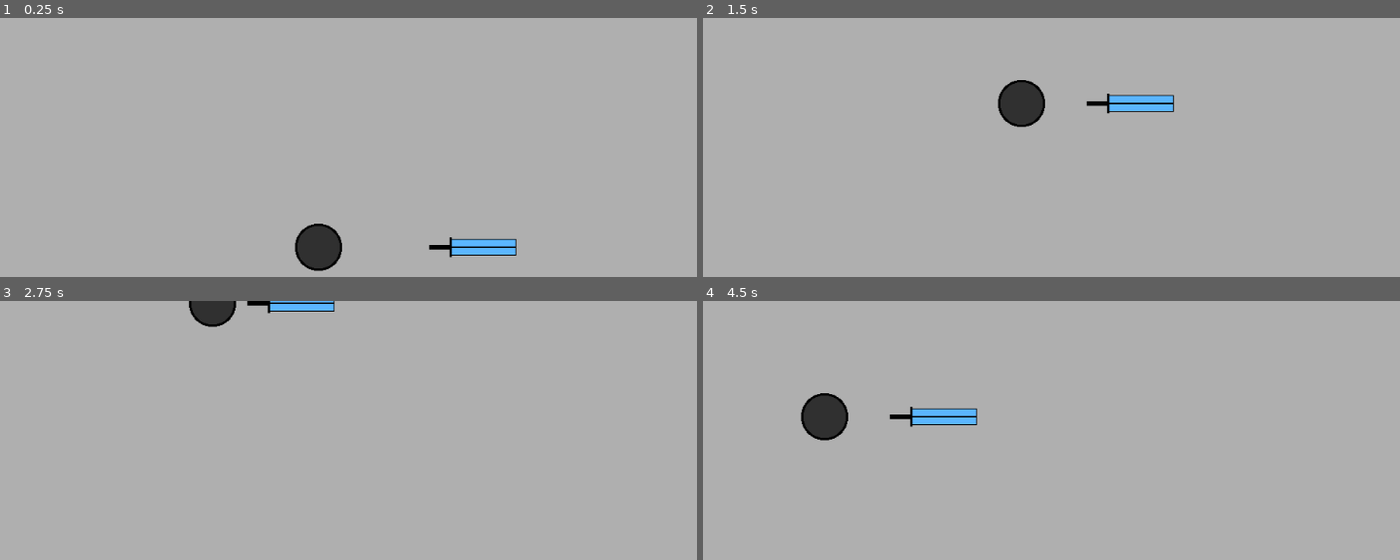
Above: before the commit, frames 1-4 (two rows, left to right).
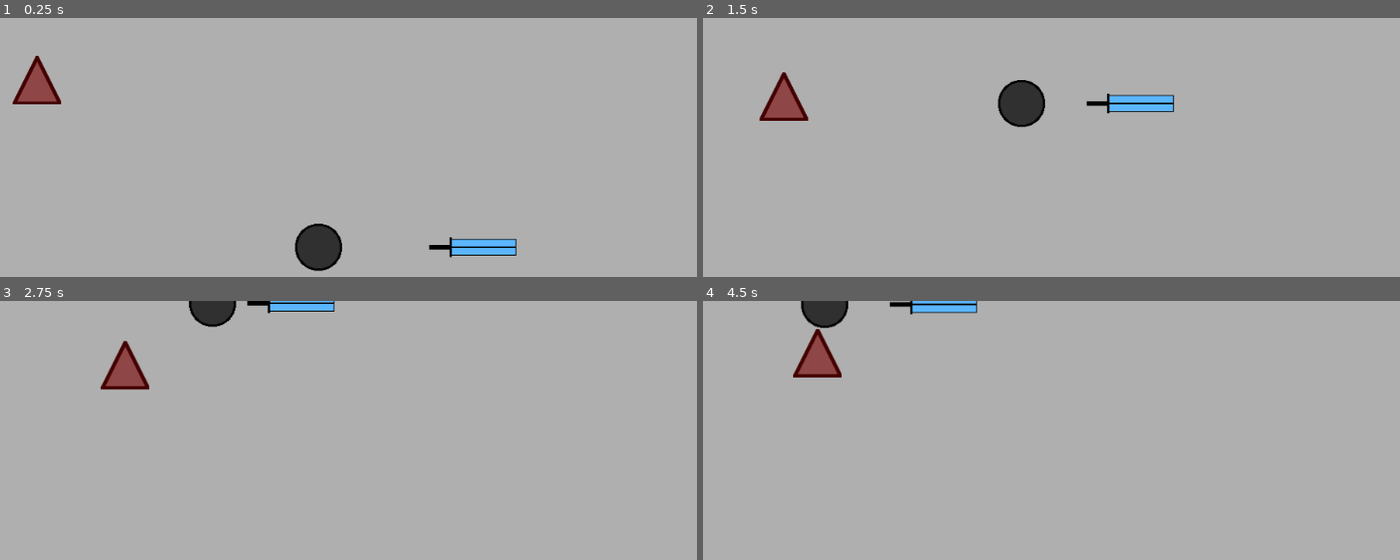
Above: after the commit, the same moments.

Repository: Izook/psychic-blade
Game: Godot game, scene res://scenes/Main.tscn
Same seed, same stepped clock (60 frames per second), same inputs: the game is played once before the commit and once after it.
Inputs:
- Up to frame 1 (0.25 s): no input
- Up to frame 2 (1.5 s): hold S (pull_in) 0.53-1.28 s; hold Up (move_up) from 0.53 s (still down); tap W (push_out) at 1.35 s
- Up to frame 3 (2.75 s): release Up (move_up) at 2.03 s; hold Left (move_left) from 2.03 s (still down); hold S (pull_in) from 2.03 s (still down)
- Up to frame 4 (4.5 s): release S (pull_in) at 2.78 s; tap W (push_out) at 2.85, 4.35 s; release Left (move_left) at 3.53 s; hold Down (move_down) 3.53-4.28 s; hold S (pull_in) 3.53-4.28 s; hold Right (move_right) from 4.28 s (still down)

The runs differ from the first frame. In frame 1, 0.7% of the frame differs, in the area x 1-9%, y 14-34%; in frame 2, 0.8%; in frame 3, 0.8%; in frame 4, 3.6%, in the area x 12-40%, y 0-54%.

Commit message:
Create enemy scene, have enemy approach player

Diff:
--- /dev/null
+++ b/scenes/Enemy.tscn
@@ -0,0 +1,22 @@
+[gd_scene load_steps=4 format=2]
+
+[ext_resource path="res://assets/enemy.png" type="Texture" id=1]
+[ext_resource path="res://scripts/Enemy.gd" type="Script" id=2]
+
+[sub_resource type="RectangleShape2D" id=1]
+extents = Vector2( 32, 32 )
+
+[node name="Node2D" type="KinematicBody2D"]
+script = ExtResource( 2 )
+
+[node name="Sprite" type="Sprite" parent="."]
+texture = ExtResource( 1 )
+__meta__ = {
+"_edit_lock_": true
+}
+
+[node name="CollisionShape2D" type="CollisionShape2D" parent="."]
+shape = SubResource( 1 )
+__meta__ = {
+"_edit_lock_": true
+}
--- a/scenes/Main.tscn
+++ b/scenes/Main.tscn
@@ -1,6 +1,7 @@
-[gd_scene load_steps=2 format=2]
+[gd_scene load_steps=3 format=2]
 
 [ext_resource path="res://scenes/Player.tscn" type="PackedScene" id=1]
+[ext_resource path="res://scenes/Enemy.tscn" type="PackedScene" id=2]
 
 [node name="Node2D" type="Camera2D"]
 position = Vector2( 512.78, 303.006 )
@@ -8,5 +9,10 @@
 "_edit_lock_": true
 }
 
-[node name="Player" parent="." instance=ExtResource( 1 )]
+[node name="Player" parent="." groups=[
+"players",
+] instance=ExtResource( 1 )]
 collision_layer = 16384
+
+[node name="Node2D" parent="." instance=ExtResource( 2 )]
+position = Vector2( -382.564, -226.998 )
--- /dev/null
+++ b/scripts/Enemy.gd
@@ -0,0 +1,18 @@
+extends KinematicBody2D
+
+export (int) var speed = 50
+
+var velocity = Vector2()
+
+var players
+
+func _enter_tree():
+	players = get_tree().get_nodes_in_group("players")
+
+func find_player():
+	var player_position = players[0].position
+	velocity = position.direction_to(player_position)  * speed
+
+func _physics_process(delta):
+	find_player()
+	move_and_slide(velocity)
Binary file added: assets/enemy.png
